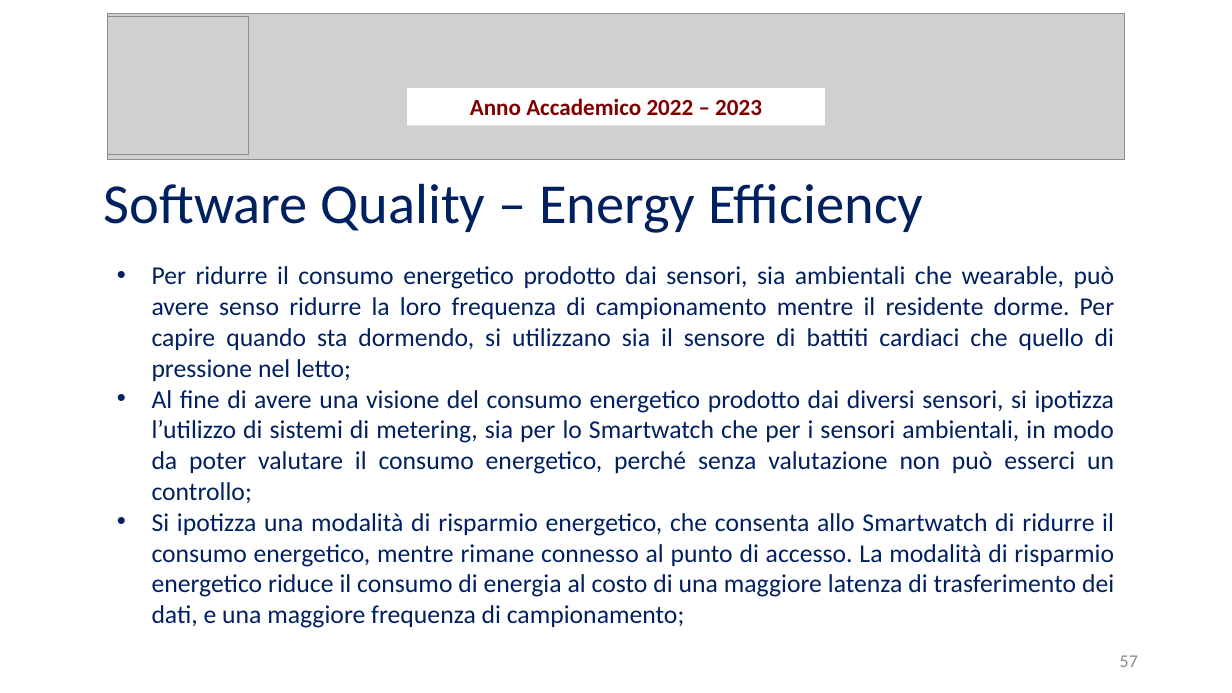
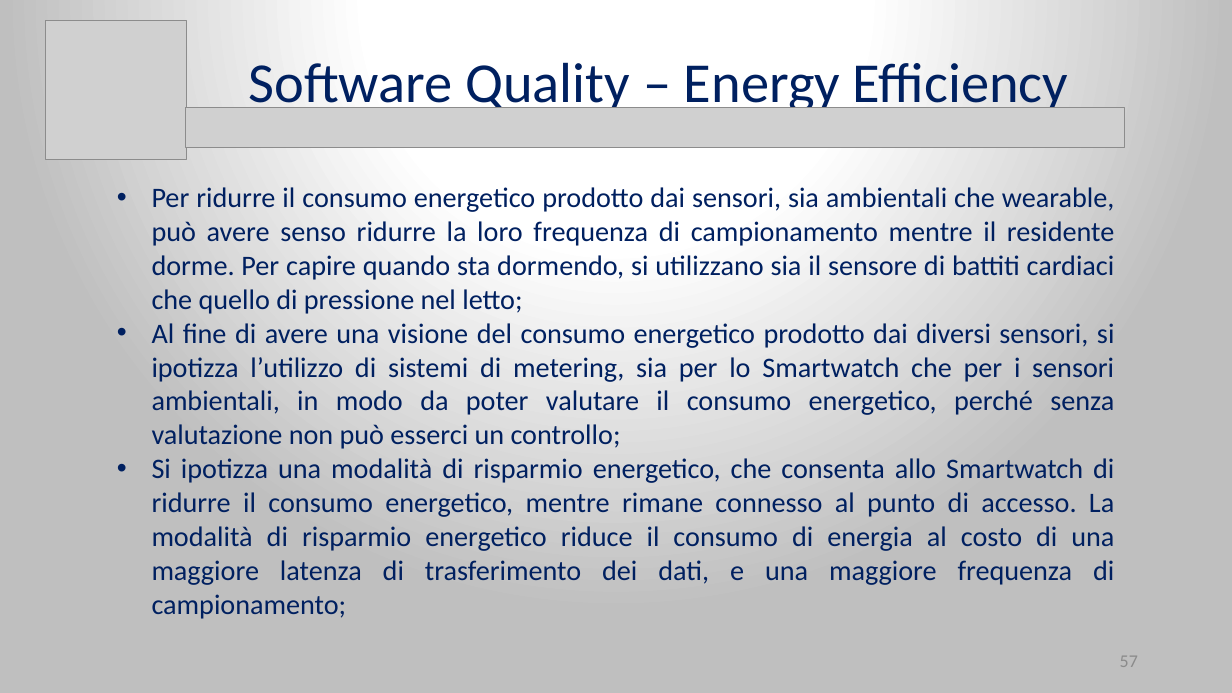
Before and after one commit to Wonderjack996/unimib-software-architecture, a slide deck: slide 57 of Progetto/Presentazione.pptx. Drawn at 1232x693 pixels with LibreOffice and Linux fonts; fonts in the diff are those of the drawing; grey boxes stand for pictures. Boxes give left, top, right and bottom in pixels: in the first picture for what was removed or moved away, otherwise in the second. Text is boxed around its words. In the diff, an @@ line names an element or a change of style, - is before the commit and + after.

```diff
--- a/Progetto/Presentazione.pptx
+++ b/Progetto/Presentazione.pptx
@@ background #FFFFFF to gradient #FFFFFF to #BFBFBF @@
@@ picture added at [46,20,187,159] @@
@@ picture removed at [108,14,1125,160] @@
@@ picture removed at [108,17,249,155] @@
@@ text "Software Quality – Energy Efficiency": place and size @@
-text "Software Quality – Energy Efficiency" at [104,183,923,233]
+text "Software Quality – Energy Efficiency" at [248,62,1068,116]
@@ text "Software Quality – Energy Efficiency" at [248,62,1068,116]: alignment justified to centre @@
@@ rectangle removed at [408,88,825,125] @@
-Anno Accademico 2022 – 2023
@@ picture added at [186,108,1125,148] @@
@@ text "Per ridurre il consumo energetico ...": place and size @@
-text "Per ridurre il consumo energetico ..." at [152,266,1115,628]
+text "Per ridurre il consumo energetico ..." at [152,187,1115,619]
@@ text "Per ridurre il consumo energetico ..." at [152,187,1115,619]: size 20 to 22 pt @@
```
Also in this commit, not shown: 57 other slides changed, 1 other file.
